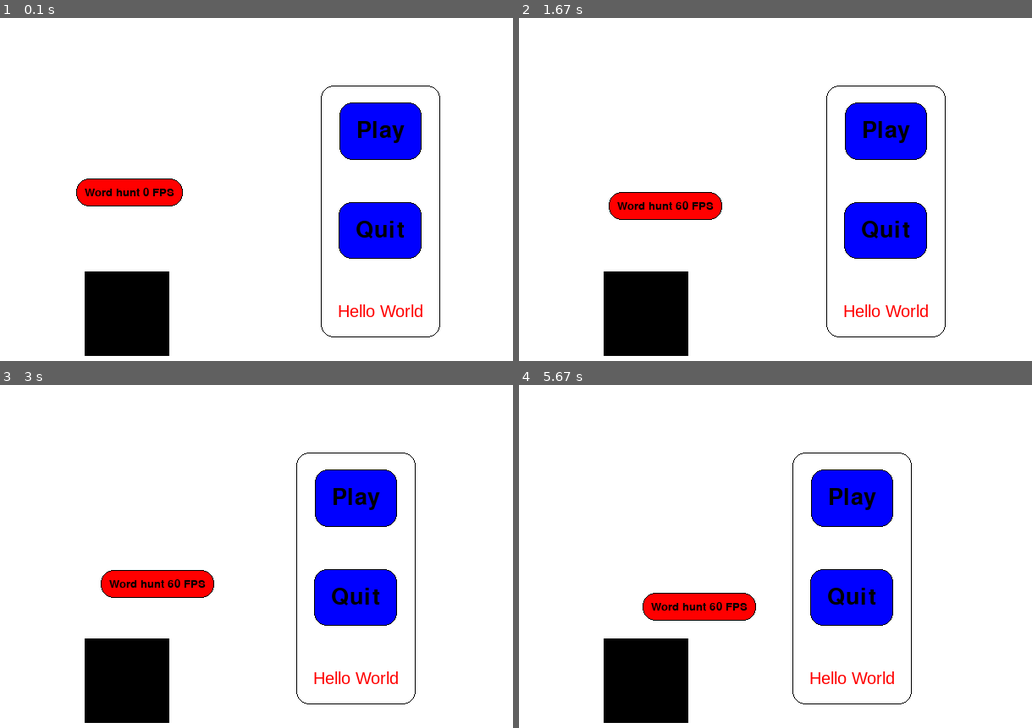
Above: before the commit, frames 1-4 (two rows, left to right).
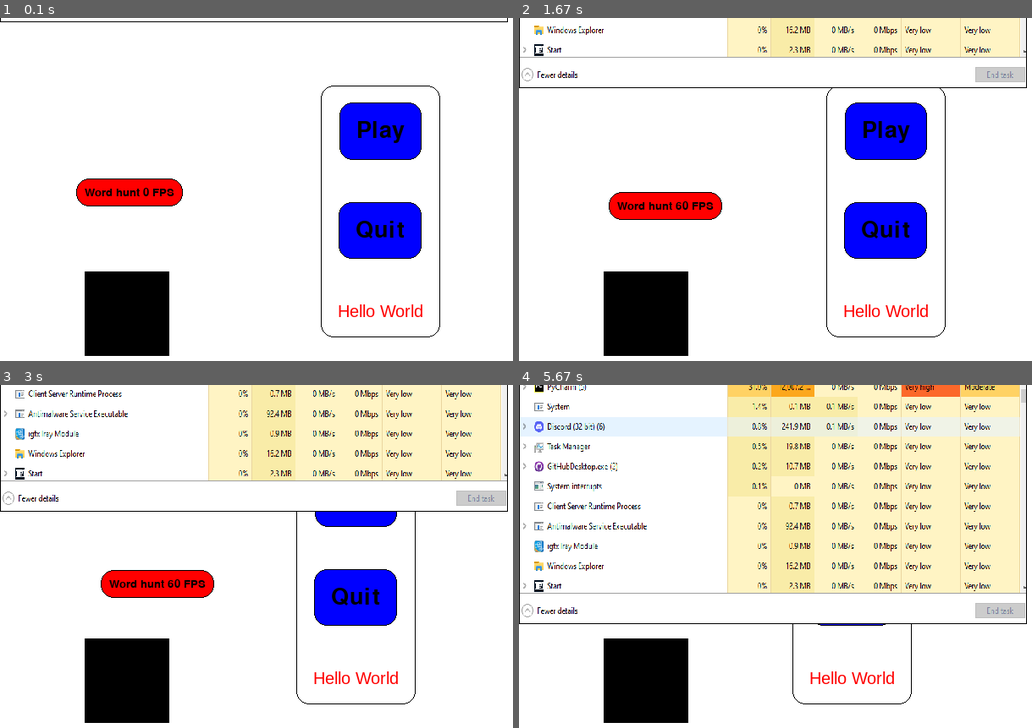
Above: after the commit, the same moments.

Repository: Skullheadx/PygameGUIEngine
Game: pygame game, started from main.py
Same seed, same stepped clock (60 frames per second), same inputs: the game is played once before the commit and once after it.
Inputs (mouse positions are in pixels of both pictures, inside the frame that each line leads up to):
- Up to frame 1 (0.1 s): no input
- Up to frame 2 (1.67 s): click "Play" at 0.38 s; click (842, 309) at 0.72 s; click (852, 254) at 1.05 s; click (662, 141) at 1.38 s
- Up to frame 3 (3 s): click "Play" at 1.72 s; click (194, 505) at 2.05 s; click "Play" at 2.38 s; click (92, 628) at 2.72 s
- Up to frame 4 (5.67 s): no input

The runs differ from the first frame. In frame 1, 0.2% of the frame differs, in the area x 0-100%, y 0-2%; in frame 2, 7.9%; in frame 3, 19%; in frame 4, 41%, in the area x 0-100%, y 0-70%.

Commit message:
Image rendering

Diff:
--- /dev/null
+++ b/image.py
@@ -0,0 +1,48 @@
+import pygame
+from color import Color
+
+
+class Image:
+
+    def __init__(self, x, y, image_path, border_color=Color.BLACK, border_width=0):
+        self.x = x
+        self.y = y
+        self.image_path = image_path
+        self.image = pygame.image.load(self.image_path)
+        self.width = self.image.get_width()
+        self.height = self.image.get_height()
+
+        self.border_color = border_color
+        self.border_width = border_width
+
+    def get_width(self):
+        return self.width
+
+    def get_height(self):
+        return self.height
+
+    def set_position(self, x, y):
+        self.x = x
+        self.y = y
+
+    def move(self, dx, dy):
+        self.x += dx
+        self.y += dy
+
+    def set_image(self, image_path):
+        self.image_path = image_path
+        self.image = pygame.image.load(self.image_path)
+        self.width = self.image.get_width()
+        self.height = self.image.get_height()
+
+    def set_border_color(self, border_color):
+        self.border_color = border_color
+
+    def resize(self, width, height):
+        self.image = pygame.transform.scale(self.image, (width, height))
+        self.width = width
+        self.height = height
+
+    def draw(self, screen):
+        screen.blit(self.image, (self.x, self.y))
+        pygame.draw.rect(screen, self.border_color, (self.x, self.y, self.width, self.height), self.border_width)
--- a/main.py
+++ b/main.py
@@ -4,6 +4,8 @@
 from text import Text, Label
 from button import Button
 from container import Container
+from image import Image
+
 
 pygame.init()
 
@@ -22,6 +24,10 @@
            lambda: print("Goodbye World"))
 f = Container(400, 100, Color.WHITE, Color.BLACK, 1, 15, 20, 50, True, [d, e])
 f.add_child(a)
+
+g = Image(0, -400, "image.PNG", Color.BLACK, 1)
+g.resize(600, 400)
+
 is_running = True
 while is_running:
     for event in pygame.event.get():
@@ -46,6 +52,9 @@
     f.move(delta * -10, 0)
     f.draw(screen)
 
+    g.move(0, delta * 50)
+    g.draw(screen)
+
     pygame.display.update()
     delta = clock.tick(60) / 1000  # Seconds since last frame
 
Binary file added: image.PNG
